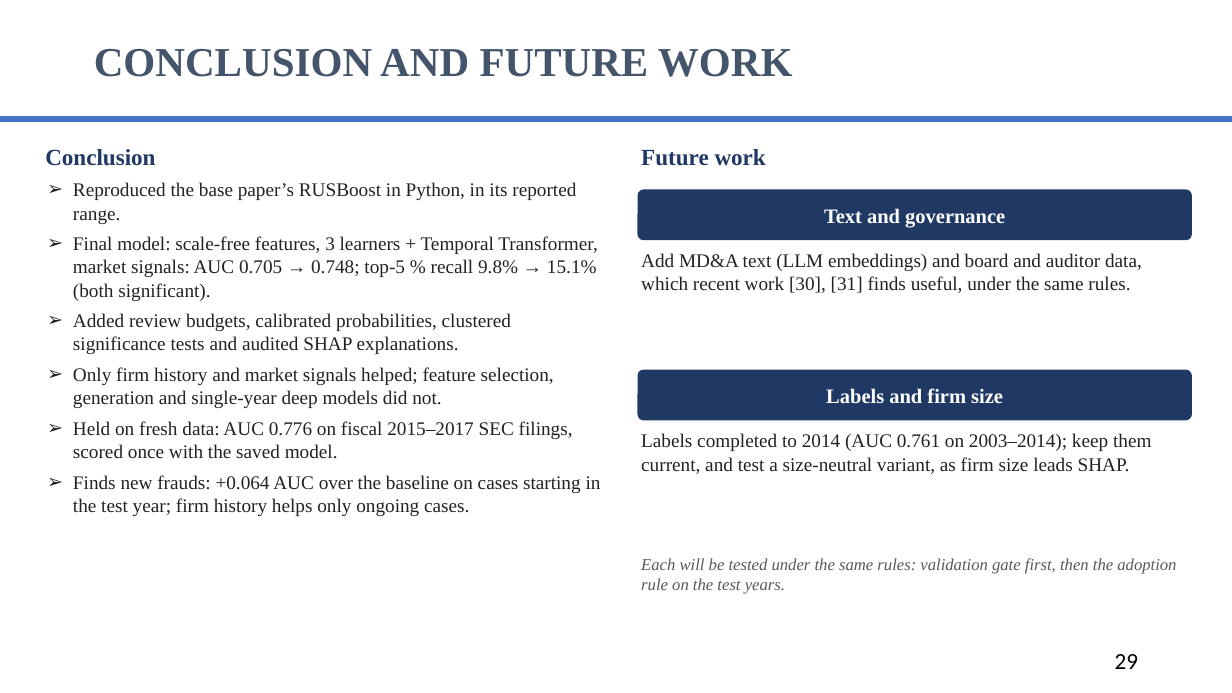
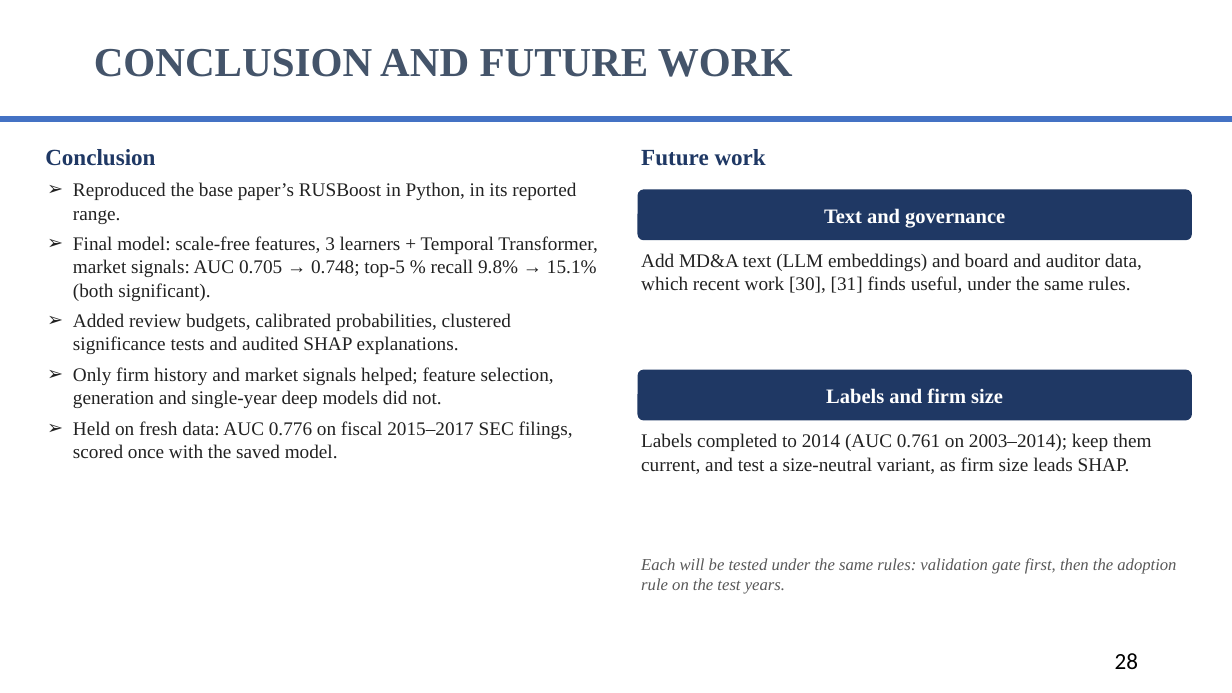
Before and after one commit to dhruv-37/Final-Year-Project-Minor, a slide deck: slide 29 of presentation/Fraud_Detection_Midterm_IIITR.pptx (slide 30 before the commit). Drawn at 1232x693 pixels with LibreOffice and Linux fonts; fonts in the diff are those of the drawing; background and template pictures are left out. Boxes give left, top, right and bottom in pixels: in the first picture for what was removed or moved away, otherwise in the second. Text is boxed around its words. In the diff, an @@ line names an element or a change of style, - is before the commit and + after.

```diff
--- a/presentation/Fraud_Detection_Midterm_IIITR.pptx
+++ b/presentation/Fraud_Detection_Midterm_IIITR.pptx
@@ text at <box>73,475,601,516</box>: paragraph removed @@
-➢ Finds new frauds: +0.064 AUC over the baseline on cases starting in the test year; firm history helps only ongoing cases.
@@ page number at <box>1115,653,1138,669</box>: text changed @@
-29
+28
```
Also in this commit, not shown: 1 slide removed, 7 other files.
